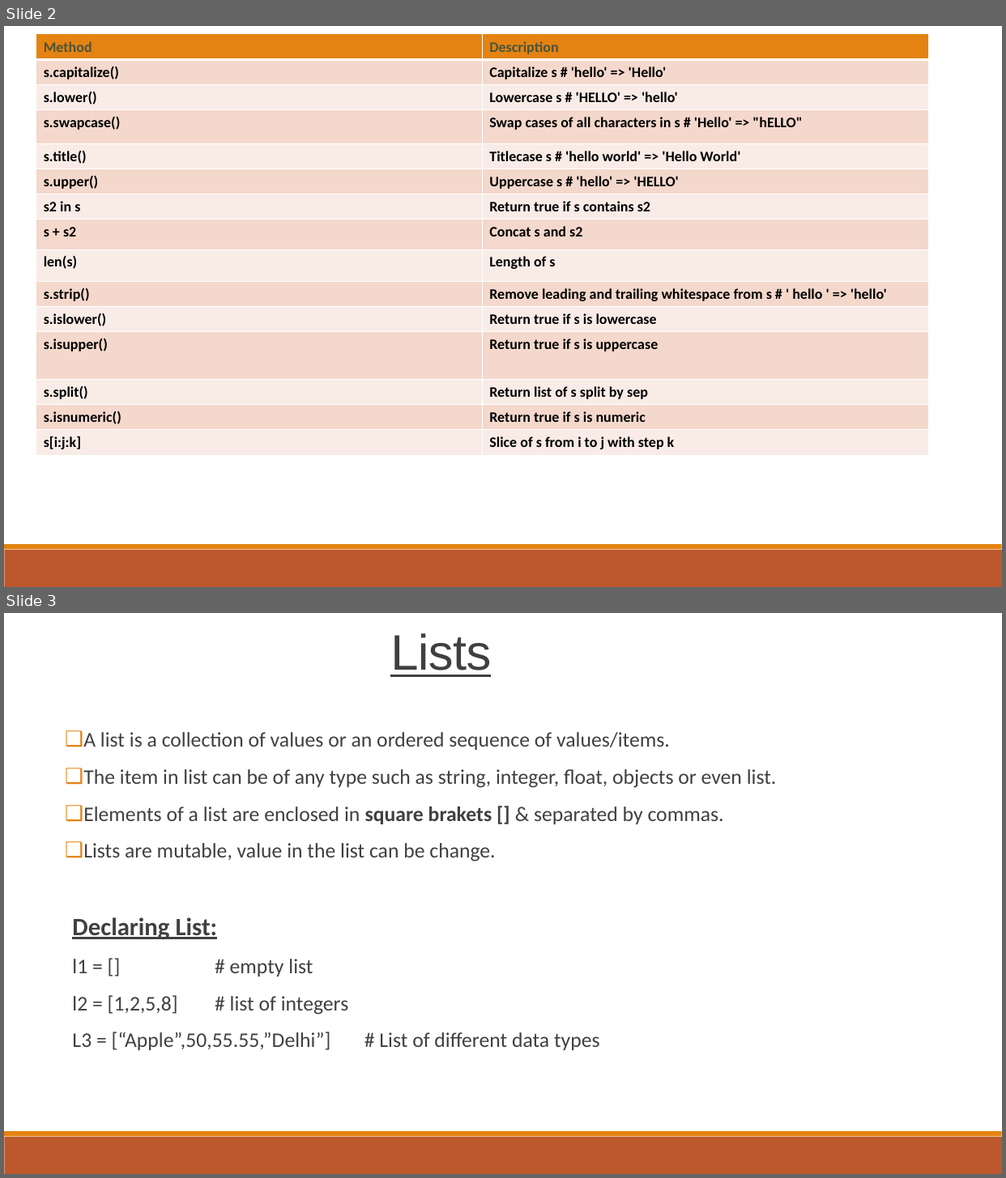
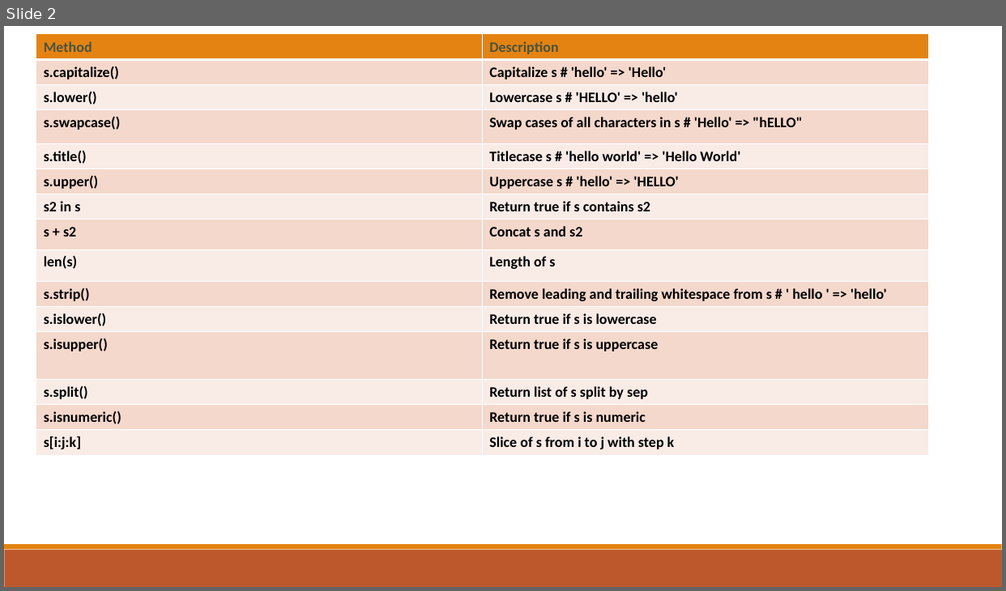
Before and after one commit to tauovir/Materials, a slide deck: Python Session/Python_12_may.pptx. Shown one above the other, each under a label of ours: slides 2 and 3 before the commit, slide 2 after it. The pictures are 1006x1178 and 1006x591 pixels, drawn with LibreOffice and Linux fonts; fonts in the diff are those of the drawing. Boxes give left, top, right and bottom in pixels: in the first picture for what was removed or moved away, otherwise in the second. Text is boxed around its words. In the diff, an @@ line names an element or a change of style, - is before the commit and + after.

```diff
--- a/Python Session/Python_12_may.pptx
+++ b/Python Session/Python_12_may.pptx
@@ slide 3 removed at box(4, 613, 1002, 1174), background #FFFFFF; not listed: 2 template elements that a slide beside it also shows @@
@@ title removed at box(390, 633, 491, 677) @@
-Lists
@@ subtitle removed at box(72, 732, 777, 1050) @@
-❑ A list is a collection of values or an ordered sequence of values/items.
-❑ The item in list can be of any type such as string, integer, float, objects or even list.
-❑ Elements of a list are enclosed in square brakets [] & separated by commas.
-❑ Lists are mutable, value in the list can be change.
-  Declaring List:
-  l1 = [] # empty list
-  l2 = [1,2,5,8] # list of integers
-  L3 = [“Apple”,50,55.55,”Delhi”] # List of different data types
```
Also in this commit, not shown: 1 other slide removed, 10 other files.
